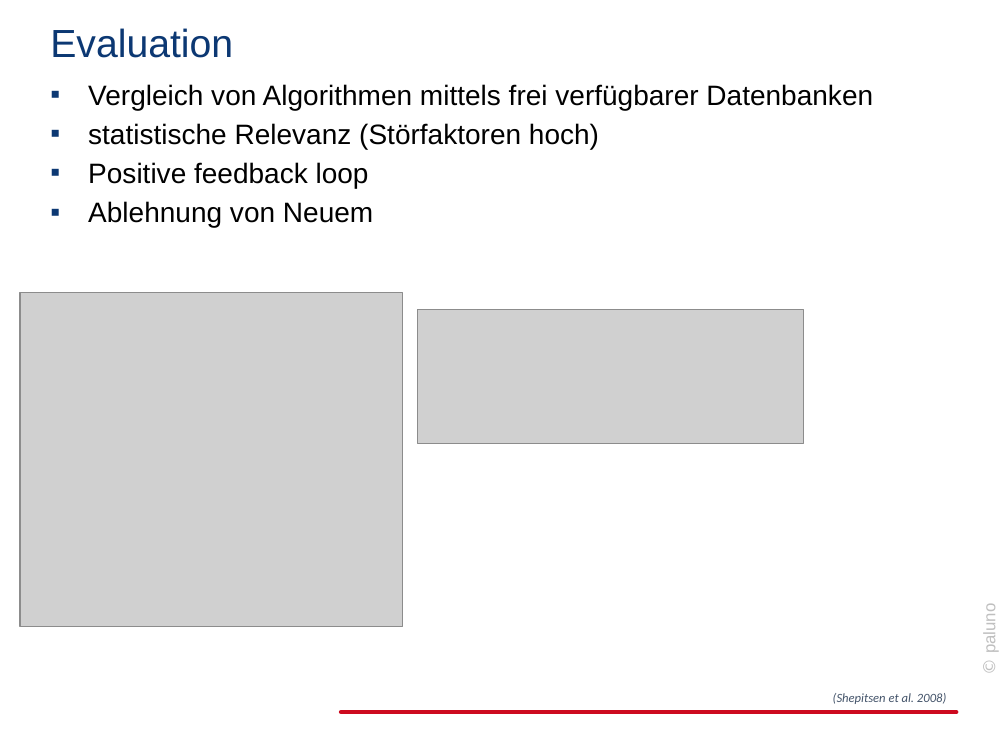
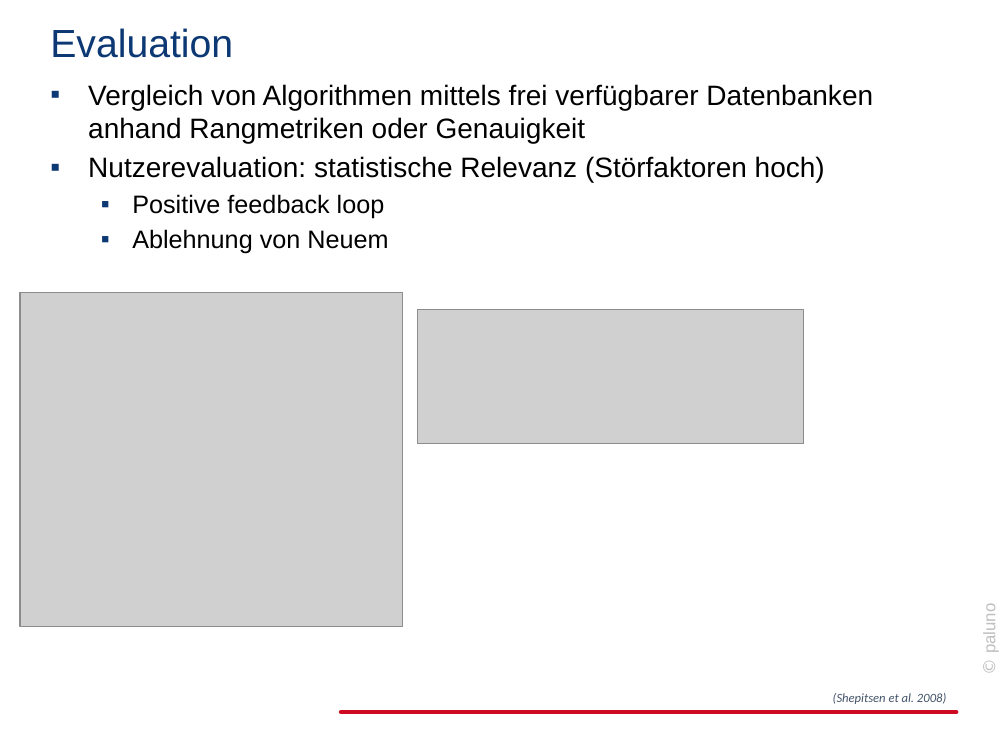
Before and after one commit to jabuettner/citavi, a slide deck: slide 18 of Diss (repo)/Recommender.pptx. Drawn at 1008x756 pixels with LibreOffice and Linux fonts; fonts in the diff are those of the drawing; grey boxes stand for pictures; background and template pictures are left out. Boxes give left, top, right and bottom in pixels: in the first picture for what was removed or moved away, otherwise in the second. Text is boxed around its words. In the diff, an @@ line names an element or a change of style, - is before the commit and + after.

```diff
--- a/Diss (repo)/Recommender.pptx
+++ b/Diss (repo)/Recommender.pptx
@@ text at <box>88,84,873,182</box>: text changed @@
-▪ Vergleich von Algorithmen mittels frei verfügbarer Datenbanken
-▪ statistische Relevanz (Störfaktoren hoch)
+▪ Vergleich von Algorithmen mittels frei verfügbarer Datenbanken anhand Rangmetriken oder Genauigkeit
+▪ Nutzerevaluation: statistische Relevanz (Störfaktoren hoch)
@@ text at <box>132,194,388,254</box>: size 20 to 18 pt in "Positive feedback loop", "Ablehnung von Neuem"; list level 1 to 2 in "Positive feedback loop"; list level 1 to 2 in "Ablehnung von Neuem" @@
```
Also in this commit, not shown: 12 other slides changed, 5 slides added, 1 slide removed.
